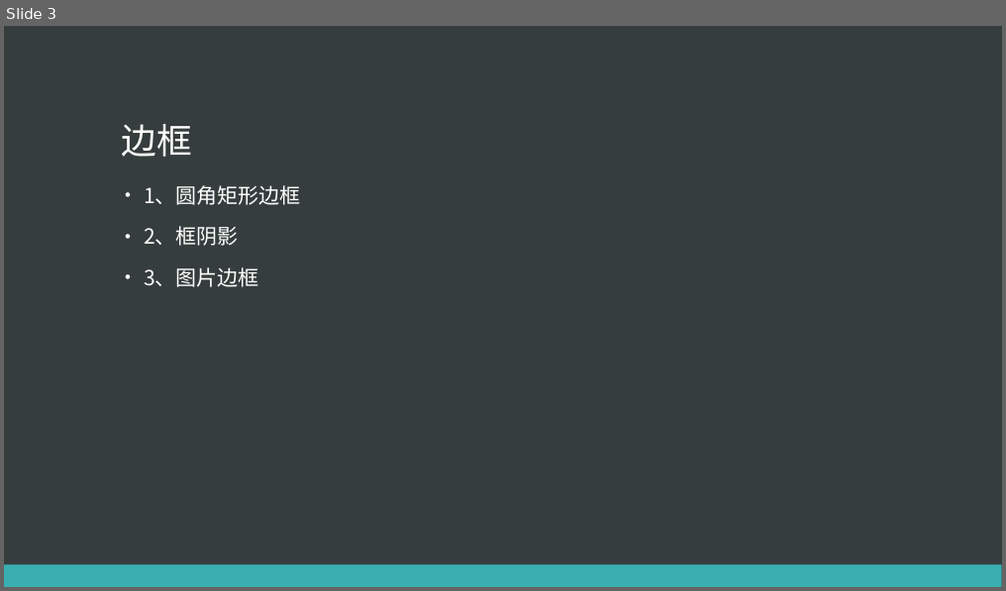
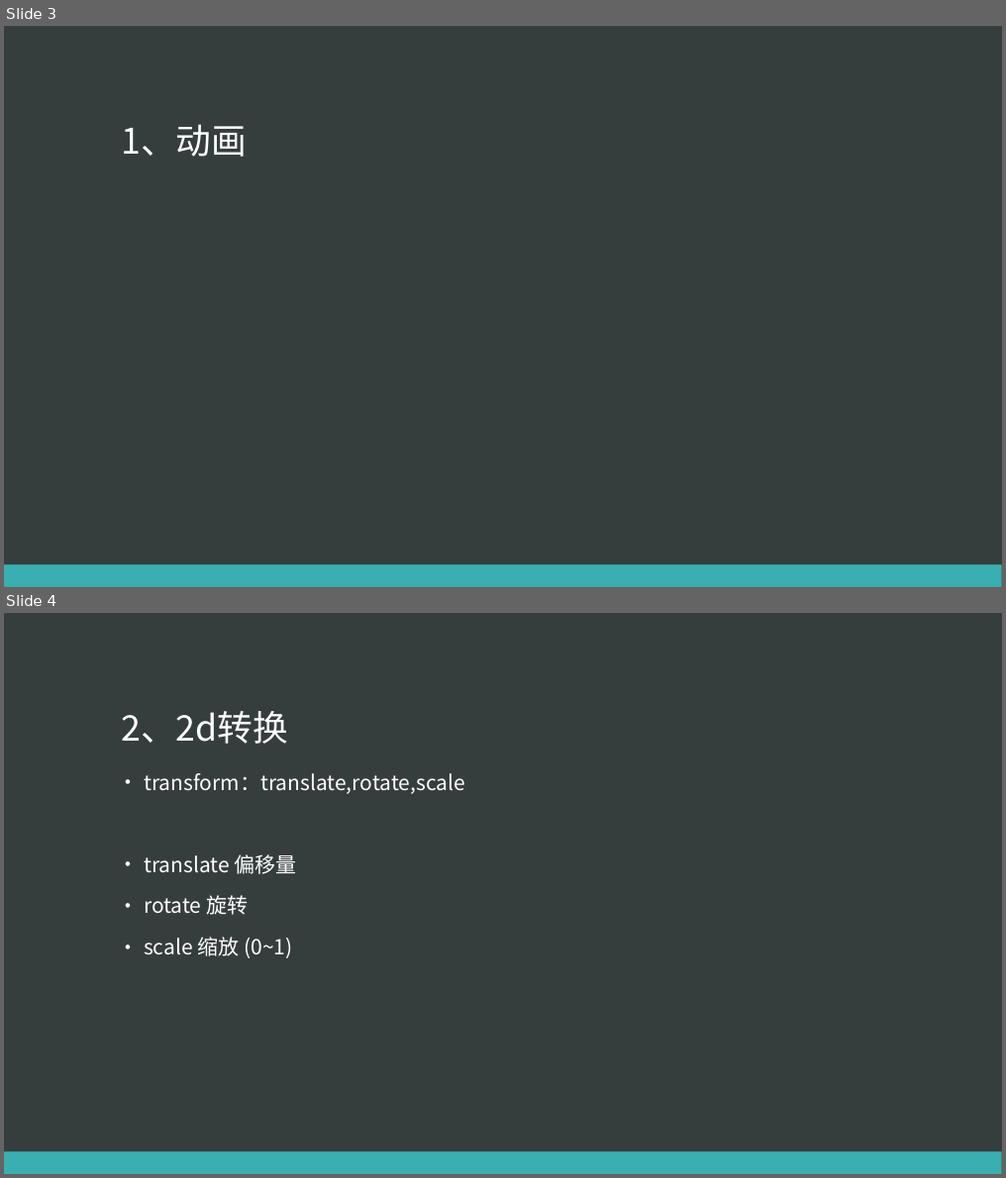
Before and after one commit to eventao/courseware, a slide deck: ppt/css3/css3-1.pptx. Shown one above the other, each under a label of ours: slide 3 before the commit, slides 3 and 4 after it. The pictures are 1006x591 and 1006x1178 pixels, drawn with LibreOffice and Linux fonts; fonts in the diff are those of the drawing. Boxes give left, top, right and bottom in pixels: in the first picture for what was removed or moved away, otherwise in the second. Text is boxed around its words. In the diff, an @@ line names an element or a change of style, - is before the commit and + after.

```diff
--- a/ppt/css3/css3-1.pptx
+++ b/ppt/css3/css3-1.pptx
@@ slide 4 added at (4, 613, 1002, 1174), background #363D3D; not listed: 1 template element that a slide beside it also shows @@
@@ title added at (121, 711, 288, 744), 34 pt, text #FFFFFF @@
+2、2d转换
@@ text added at (144, 773, 465, 959), 20 pt, text #FFFFFF @@
+• transform：translate,rotate,scale
+• translate 偏移量
+• rotate 旋转
+• scale 缩放 (0~1)
@@ slide 3 changed as well @@
@@ title at (121, 124, 247, 157): text changed @@
-边框
+1、动画
@@ text removed at (144, 185, 301, 287) @@
-• 1、圆角矩形边框
-• 2、框阴影
-• 3、图片边框
```
Also in this commit, not shown: 5 other slides changed, 2 other slides added, 4 slides removed.
